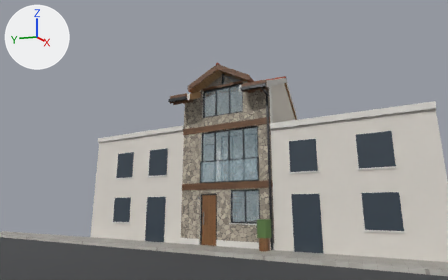
Renders of the Blender file Casa D - diseño final.blend from each side of a commit.
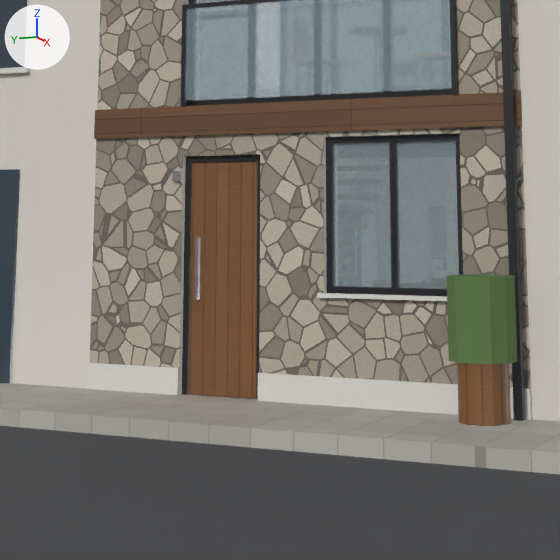
There are two pictures of each version: one from the file's camera 'Cámara calle', one close up on the part from 36% to 63% of the width and 57% to 100% of the height. Arrows for +X, +Y and +Z are at upper left; the lights stay in place. The older version's two pictures come first.

The older version as bpy lines, for what is in view:
```python
ob_alero_de_madera_y_canalón = bpy.data.objects.new('Alero de madera y canalón', me_alero_de_madera_y_canalón)
ob_alero_de_madera_y_canalón.location = (0.0, 0.0, 0.0)
ob_colindante_sur__h_5_27 = bpy.data.objects.new('Colindante sur (h 5.27)', me_colindante_sur__h_5_27)
ob_colindante_sur__h_5_27.location = (0.0, 0.0, 0.0)
ob_pb_carpinterías_de_fachada = bpy.data.objects.new('PB Carpinterías de fachada', me_pb_carpinterías_de_fachada)
ob_pb_carpinterías_de_fachada.location = (0.0, 0.0, 0.0)
# also in view: 'P1 Muros exteriores' at (3.9, 2.3, 4.2); 'PB Vidrios de fachada' at (0.2, 1.3, 1.7); 'PB Muros exteriores' at (3.9, 2.3, 1.4); 'Colindante norte (h 5.80)' at (4.0, 7.8, 2.9); 'P1 Banda de madera en fachada' at (0.2, 2.3, 2.7)
```
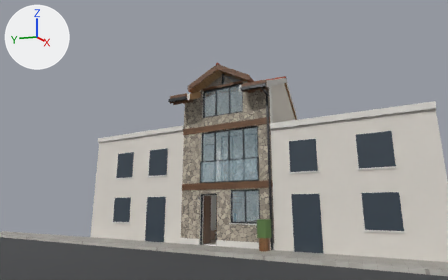
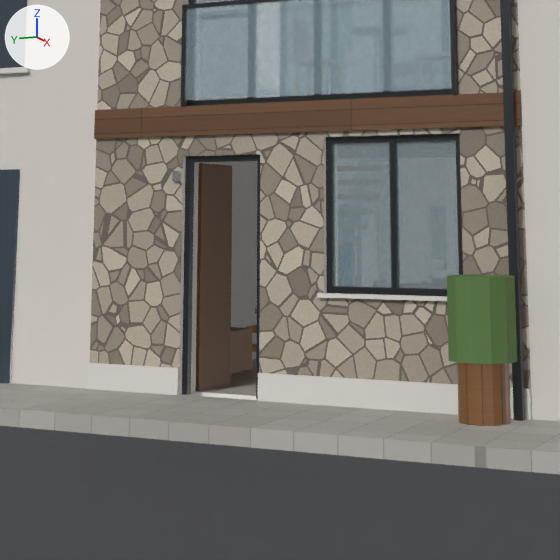
Boxes [x1, y1, x2, y2] around the edits, measured in the close-ups (560 x 560 px):
part 1 of me_pb_carpinterías_de_fachada, deleted (brown)
    before: [188, 161, 258, 399]
part 2 of me_pb_carpinterías_de_fachada, deleted
    before: [195, 237, 201, 300]
'PB Puertas', unchanged, uncovered by the edit
    after: [195, 163, 232, 391]

What changed in the scene script:
```text
Change me_pb_carpinterías_de_fachada:
    used by ob_pb_carpinterías_de_fachada; location = (0.0, 0.0, 0.0)
    remove me_pb_carpinterías_de_fachada.from_pydata(...)  # 112 vertices, 84 faces; spans x -0.03..0.42, y 0.0..4.67, z 0.0..2.45
    add me_pb_carpinterías_de_fachada.from_pydata(...)  # 96 vertices, 72 faces; spans x -0.03..0.42, y 0.0..4.67, z 0.0..2.45
    me_pb_carpinterías_de_fachada part 1: the loose piece of 8 vertices spanning x 0.3..0.4, y 2.74..3.52, z 0.0..2.24 is deleted
    me_pb_carpinterías_de_fachada part 2: the loose piece of 8 vertices spanning x 0.3..0.35, y 3.4..3.44, z 0.9..1.5 is deleted
    remove me_pb_carpinterías_de_fachada.materials.append(mat_puerta_de_entrada_madera)
```
